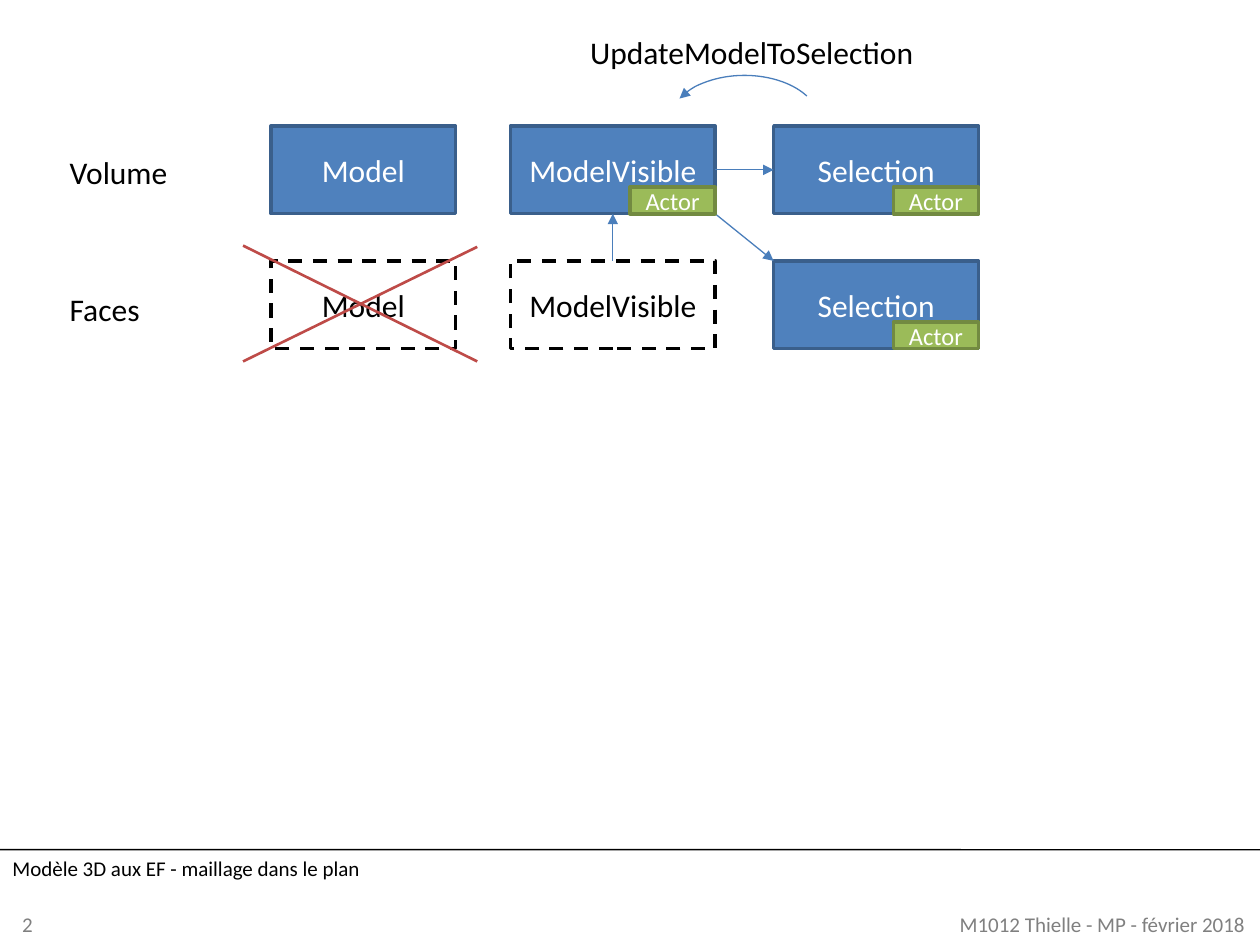
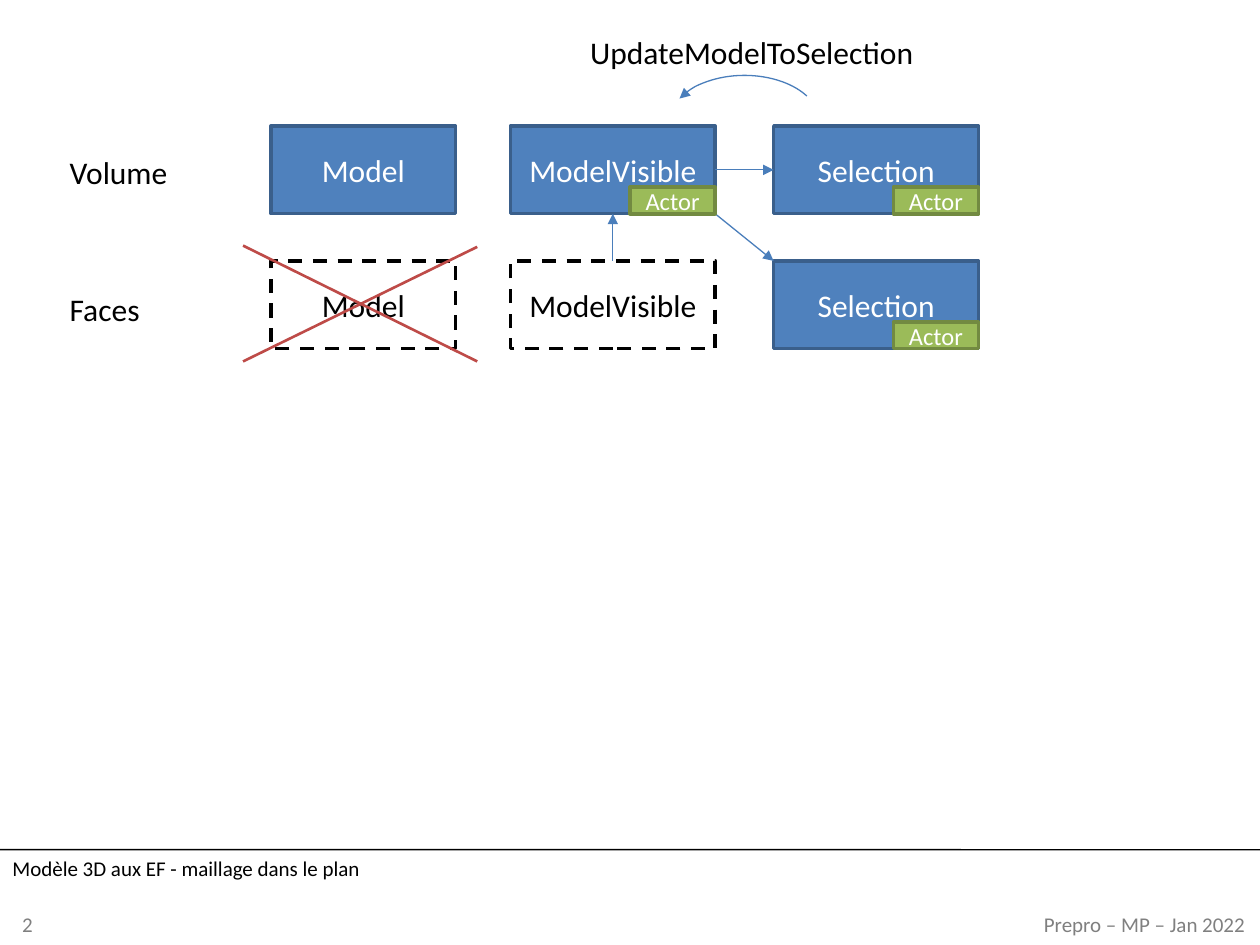
Before and after one commit to mattpre/Prepro, a slide deck: slide 2 of prepro_concepts.pptx. Drawn at 1260x945 pixels with LibreOffice and Linux fonts; fonts in the diff are those of the drawing; background and template pictures are left out. Boxes give left, top, right and bottom in pixels: in the first picture for what was removed or moved away, otherwise in the second. Text is boxed around its words. In the diff, an @@ line names an element or a change of style, - is before the commit and + after.

```diff
--- a/prepro_concepts.pptx
+++ b/prepro_concepts.pptx
@@ text at <box>22,918,1245,936</box>: text changed @@
-2 M1012 Thielle - MP - février 2018
+2 Prepro – MP – Jan 2022
```
Also in this commit, not shown: 1 slide added, 1 slide removed, 4 other files.
